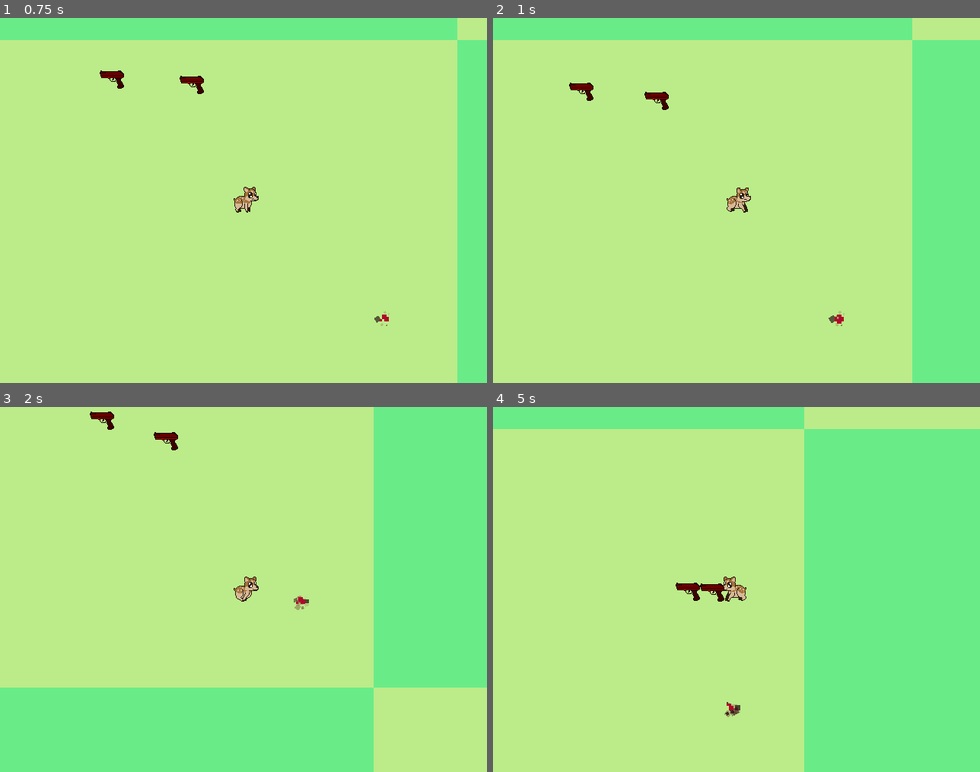
Above: before the commit, frames 1-4 (two rows, left to right).
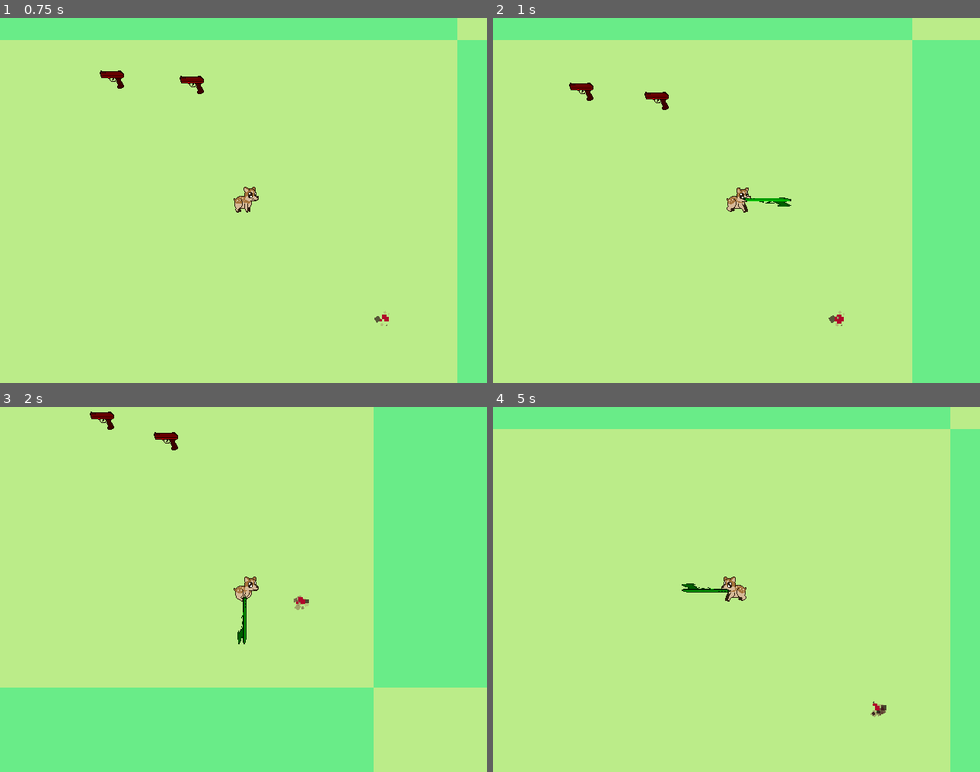
Above: after the commit, the same moments.

Repository: YhagoTomasini/CoverJam02_PTY
Game: Godot game, scene res://Scenes/main.tscn
Same seed, same stepped clock (60 frames per second), same inputs: the game is played once before the commit and once after it.
Inputs:
- Up to frame 1 (0.75 s): tap Enter (ui_accept) at 0.5 s; hold Right (ui_right) from 0.53 s (still down); hold Enter (ui_accept) from 0.53 s (still down)
- Up to frame 2 (1 s): keep holding Right (ui_right); keep holding Enter (ui_accept)
- Up to frame 3 (2 s): release Right (ui_right) at 1.28 s; release Enter (ui_accept) at 1.28 s; hold Down (ui_down) from 1.28 s (still down); tap Enter (ui_accept) at 1.35, 1.52, 1.82 s
- Up to frame 4 (5 s): release Down (ui_down) at 2.03 s; hold Right (ui_right) 2.03-2.78 s; hold Enter (ui_accept) 2.03-2.78 s; hold Up (ui_up) 2.78-3.53 s; tap Enter (ui_accept) at 2.85, 3.02, 3.32, 4.35, 4.52, 4.82 s; hold Enter (ui_accept) 3.53-4.28 s; hold Left (ui_left) from 3.53 s (still down)

Frame 1 is identical in both runs. In frame 2, 0.1% of the frame differs, in the area x 51-62%, y 49-52%; in frame 3, 0.1%; in frame 4, 30%, in the area x 37-94%, y 0-100%.

Commit message:
System damage enemy

Diff:
--- a/cover-jam-026-pty/Globals/GLOBAL.gd
+++ b/cover-jam-026-pty/Globals/GLOBAL.gd
@@ -12,5 +12,5 @@
 
 @onready var player = preload("res://Prefabs/Player.tscn")
 
-func Deatch():
+func deatch():
 	print("Voce morreu")
--- a/cover-jam-026-pty/Prefabs/Player.tscn
+++ b/cover-jam-026-pty/Prefabs/Player.tscn
@@ -194,3 +194,4 @@
 [node name="Timer" type="Timer" parent="."]
 
 [connection signal="body_entered" from="Area2D" to="." method="_on_area_2d_body_entered"]
+[connection signal="timeout" from="Timer" to="." method="_on_timer_timeout"]
--- a/cover-jam-026-pty/Prefabs/range.tscn
+++ b/cover-jam-026-pty/Prefabs/range.tscn
@@ -6,7 +6,7 @@
 [sub_resource type="RectangleShape2D" id="RectangleShape2D_sunpe"]
 size = Vector2(32, 32)
 
-[node name="Range" type="Area2D"]
+[node name="Sword" type="Area2D"]
 script = ExtResource("1_42m38")
 
 [node name="CollisionShape2D" type="CollisionShape2D" parent="."]
@@ -17,3 +17,5 @@
 modulate = Color(0, 1, 0, 1)
 scale = Vector2(2, 0.5)
 texture = ExtResource("2_7k45y")
+
+[connection signal="body_entered" from="." to="." method="_on_body_entered"]
--- a/cover-jam-026-pty/Scripts/enemy.gd
+++ b/cover-jam-026-pty/Scripts/enemy.gd
@@ -14,5 +14,13 @@
 	var direction := position.direction_to(player.position)
 	velocity = direction * speed
 	# print(position.direction_to(player.position))
+	move_and_slide()
 
-	move_and_slide()
+func receive_damage(damage_value: float):
+	if health > damage_value:
+		health -= damage_value
+	else:
+		deatch()
+
+func deatch():
+	queue_free()
--- a/cover-jam-026-pty/Scripts/player.gd
+++ b/cover-jam-026-pty/Scripts/player.gd
@@ -1,12 +1,10 @@
 extends CharacterBody2D
 
 var is_name = "Player"
-@export var speed = 200.0
-var health = 100
+@export var speed = 200.0 * Global.Multiple_Speed
+var health = 100 * Global.Multiple_Health
 var level = 0
 var xp = 0
-
-signal cooldown_finished
 
 @onready var Pivot: Node2D = $Pivot
 @onready var attack_Postion: Node2D = $Pivot/Marker2D
@@ -20,7 +18,7 @@
 func _ready() -> void:
 	timer.wait_time = 1
 	timer.one_shot = true
-	timer.timeout.connect(_on_cooldown_timeout)
+	timer.start()
 
 func Check_xp():
 	if xp >= Global.current_levelup:
@@ -34,19 +32,11 @@
 	else:
 		Global.Deatch()
 
-func attack():
-	if timer.is_stopped():
-		var attack_instance = attack_scene.instantiate()
-		attack_instance.global_position = attack_Postion.global_position
-		attack_instance.global_rotation = Pivot.global_rotation
-		get_parent().add_child(attack_instance)
-		timer.start()
 
 func _physics_process(_delta: float) -> void:
 	# Movimentação do jogador
 	var direction := Input.get_vector("ui_left", "ui_right", "ui_up", "ui_down")
 
-	#attack() #no process????? não da para colocar a função do node do timer de "timeout"?
 	if direction:
 		velocity = direction * speed
 		Pivot.rotation = direction.angle()
@@ -75,11 +65,15 @@
 func _input(event: InputEvent) -> void:
 	if event.is_action_pressed("ui_accept"):
 		print("A")
-		pass
 
 func _on_area_2d_body_entered(body: Node2D) -> void:
+	print(body)
 	if body.is_in_group("Enemy"):
 		Damage(body.damage)
 
-func _on_cooldown_timeout() -> void:
-	cooldown_finished.emit()
+func _on_timer_timeout() -> void:
+	var attack_instance = attack_scene.instantiate()
+	attack_instance.global_position = attack_Postion.global_position
+	attack_instance.global_rotation = Pivot.global_rotation
+	get_parent().add_child(attack_instance)
+	timer.start()
--- a/cover-jam-026-pty/Scripts/range.gd
+++ b/cover-jam-026-pty/Scripts/range.gd
@@ -1,10 +1,12 @@
 extends Area2D
 
+var cooldown = 1 * Global.Multiple_CD
 # Called when the node enters the scene tree for the first time.
 func _ready() -> void:
 	global_position
 	await get_tree().create_timer(0.2).timeout
 	queue_free()
 
-func create():
-	pass
+func _on_body_entered(body: Node2D) -> void:
+	if body.is_in_group("Enemy"):
+		body.receive_damage(10)
Not shown: 1 places in cover-jam-026-pty/Prefabs/Player.tscn that only renumber resources
Not shown: 1 places in cover-jam-026-pty/Scenes/main.tscn that only renumber resources
